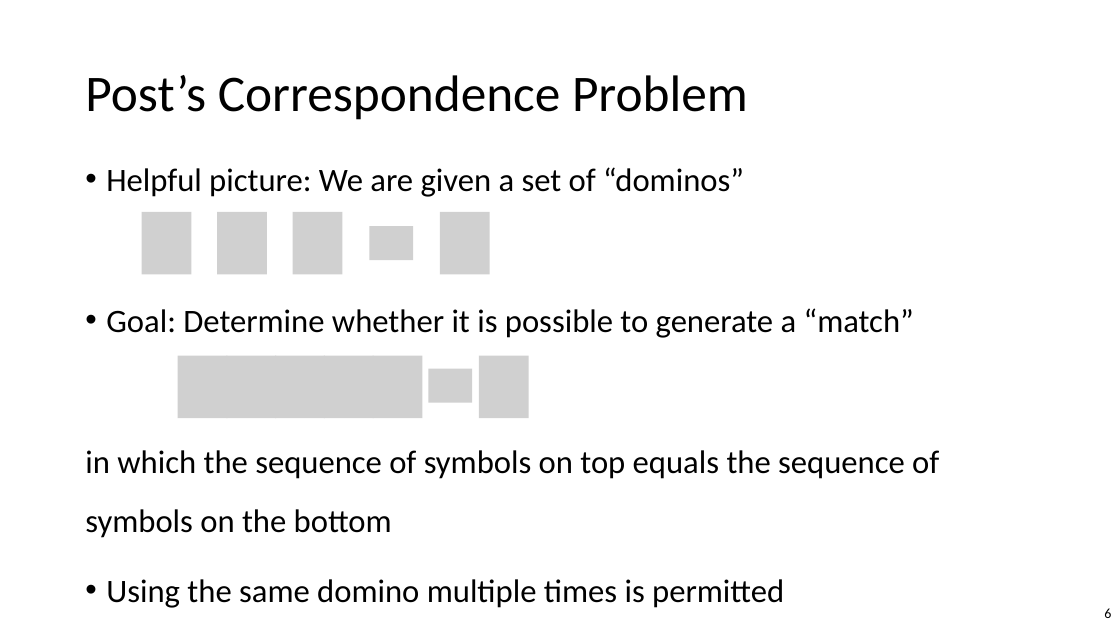
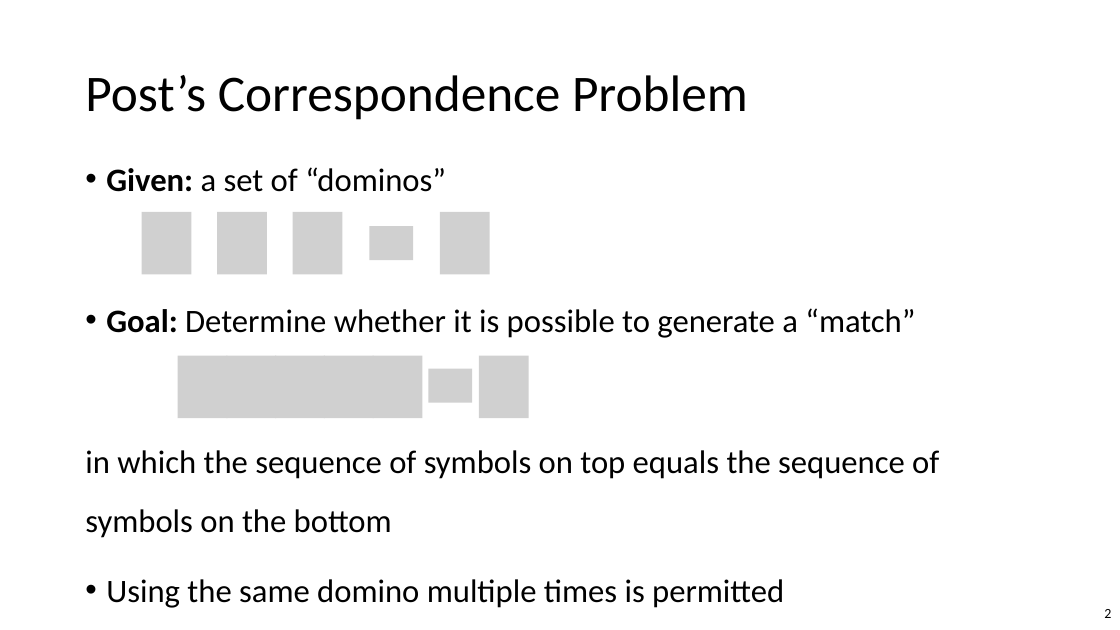
Before and after one commit to williamhoza/personal-website, a slide deck: slide 2 of teaching/spring2024-intro-to-complexity/next-slides.pptx (slide 6 before the commit). Drawn at 1120x630 pixels with LibreOffice and Linux fonts; fonts in the diff are those of the drawing; grey boxes stand for pictures. Boxes give left, top, right and bottom in pixels: in the first picture for what was removed or moved away, otherwise in the second. Text is boxed around its words. In the diff, an @@ line names an element or a change of style, - is before the commit and + after.

```diff
--- a/teaching/spring2024-intro-to-complexity/next-slides.pptx
+++ b/teaching/spring2024-intro-to-complexity/next-slides.pptx
@@ text at bbox=[106, 167, 446, 192]: text changed @@
-• Helpful picture: We are given a set of “dominos”
+• Given: a set of “dominos”
@@ text at bbox=[106, 308, 915, 338]: bold on in "Goal:" @@
@@ page number at bbox=[1104, 609, 1111, 618]: text changed @@
-6
+2
```
Also in this commit, not shown: 4 other slides changed, 12 slides removed.
